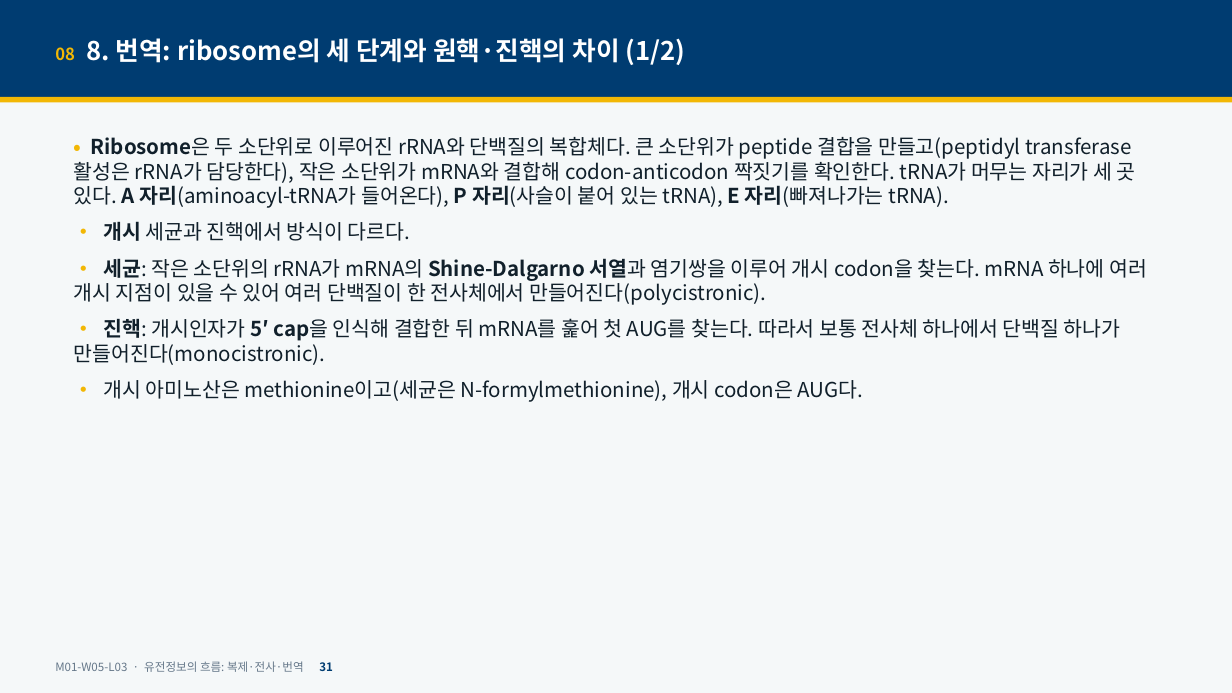
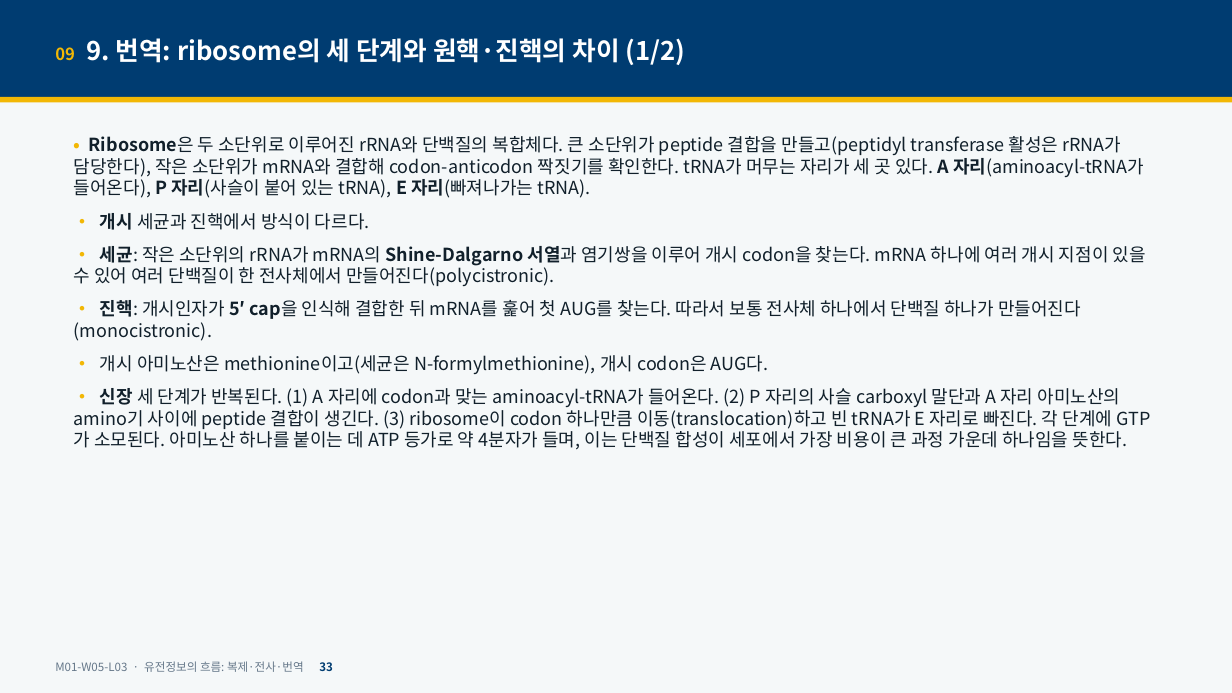
Before and after one commit to hoperiasd2/hoperiasd2.github.io, a slide deck: slide 33 of curriculum/M01/W05/L03/slides.pptx (slide 31 before the commit). Drawn at 1232x693 pixels with LibreOffice and Linux fonts; fonts in the diff are those of the drawing. Boxes give left, top, right and bottom in pixels: in the first picture for what was removed or moved away, otherwise in the second. Text is boxed around its words. In the diff, an @@ line names an element or a change of style, - is before the commit and + after.

```diff
--- a/curriculum/M01/W05/L03/slides.pptx
+++ b/curriculum/M01/W05/L03/slides.pptx
@@ text at (55,38,686,65): text changed @@
-08 8. 번역: ribosome의 세 단계와 원핵·진핵의 차이 (1/2)
+09 9. 번역: ribosome의 세 단계와 원핵·진핵의 차이 (1/2)
@@ text at (74,136,1146,374): size 16 to 14 pt in "• Ribosome은 두 소단위로 이루어진 rRNA와 단백질의 ...", "• 개시 세균과 진핵에서 방식이 다르다.", "• 세균: 작은 소단위의 rRNA가 mRNA의 Shine-Dalgarno ...", "• 진핵: 개시인자가 5′ cap을 인식해 결합한 ..." and 1 more places @@
@@ text at (74,388,1128,450): paragraph added @@
+• 신장 세 단계가 반복된다. (1) A 자리에 codon과 맞는 aminoacyl-tRNA가 들어온다. (2) P 자리의 사슬 carboxyl 말단과 A 자리 아미노산의 amino기 사이에 peptide 결합이 생긴다. (3) ribosome이 codon 하나만큼 이동(translocation)하고 빈 tRNA가 E 자리로 빠진다. 각 단계에 GTP가 소모된다. 아미노산 하나를 붙이는 데 ATP 등가로 약 4분자가 들며, 이는 단백질 합성이 세포에서 가장 비용이 큰 과정 가운데 하나임을 뜻한다.
@@ text at (55,661,333,672): text changed @@
-M01-W05-L03 · 유전정보의 흐름: 복제·전사·번역 31
+M01-W05-L03 · 유전정보의 흐름: 복제·전사·번역 33
```
Also in this commit, not shown: 39 other slides changed, 2 slides added, 3 other files.
